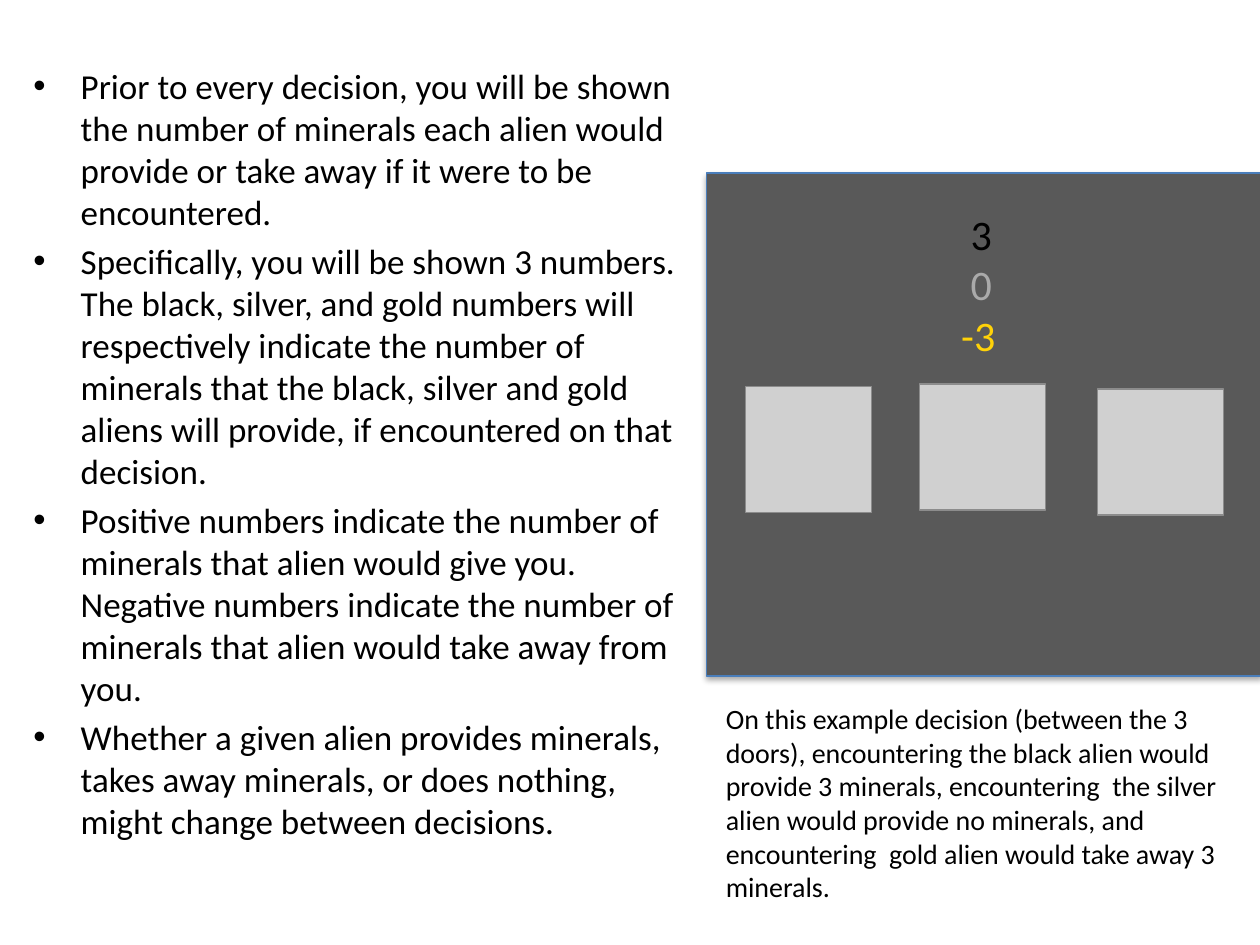
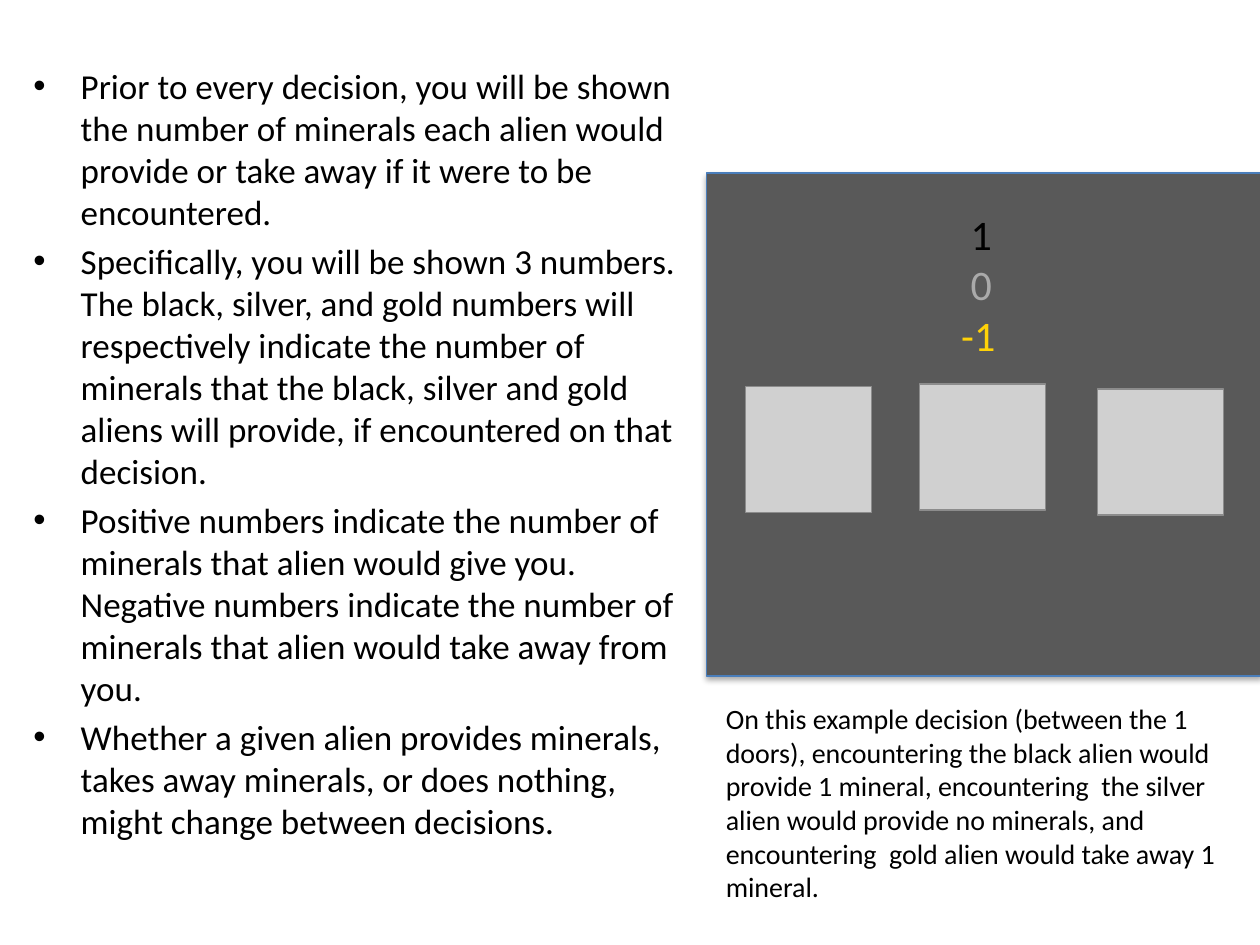
Before and after one commit to evanrussek/feature_experiment, a slide deck: slide 6 of public/ver_full_pf_a/Stimuli/Feature_Task_Instructions.pptx. Drawn at 1260x945 pixels with LibreOffice and Linux fonts; fonts in the diff are those of the drawing; grey boxes stand for pictures. Boxes give left, top, right and bottom in pixels: in the first picture for what was removed or moved away, otherwise in the second. Text is boxed around its words. In the diff, an @@ line names an element or a change of style, - is before the commit and + after.

```diff
--- a/public/ver_full_pf_a/Stimuli/Feature_Task_Instructions.pptx
+++ b/public/ver_full_pf_a/Stimuli/Feature_Task_Instructions.pptx
@@ text at (971, 223, 992, 250): text changed @@
-3
+1
@@ text at (961, 324, 995, 351): text changed @@
--3
+-1
@@ text at (726, 708, 1215, 898): text changed @@
-On this example decision (between the 3 doors), encountering the black alien would provide 3 minerals, encountering the silver alien would provide no minerals, and encountering gold alien would take away 3 minerals.
+On this example decision (between the 1 doors), encountering the black alien would provide 1 mineral, encountering the silver alien would provide no minerals, and encountering gold alien would take away 1 mineral.
```
Also in this commit, not shown: 21 other files.
